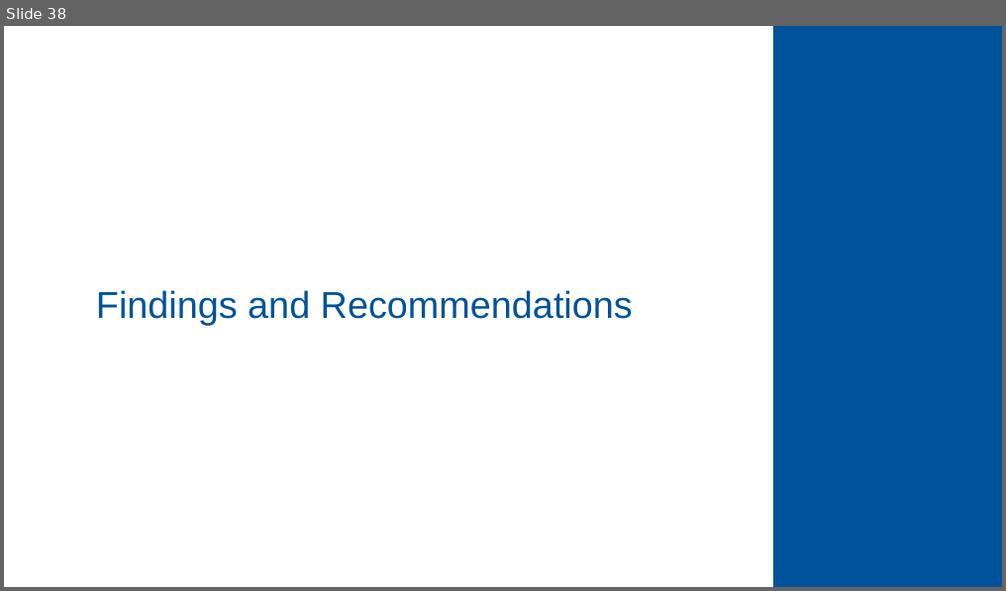
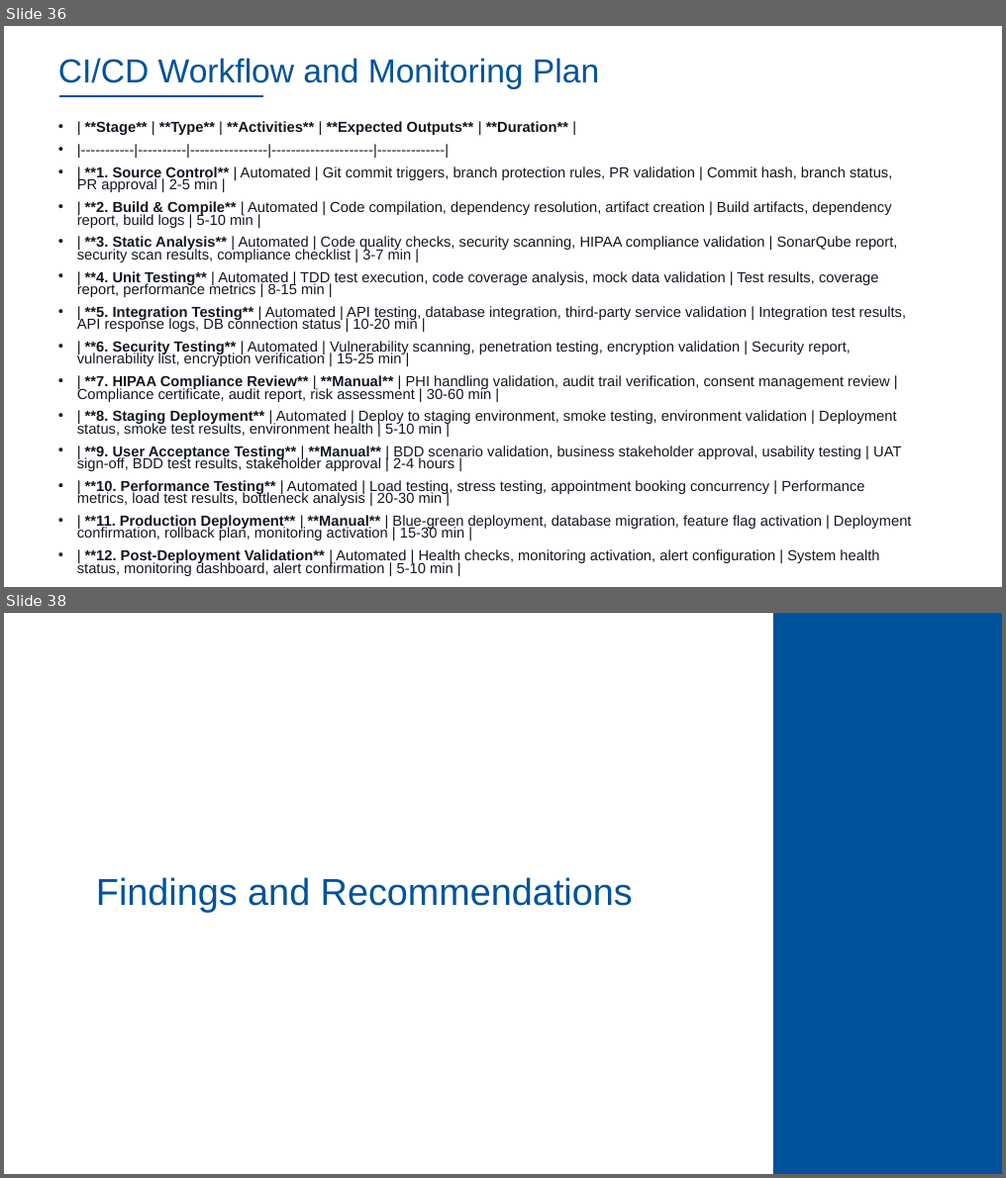
Before and after one commit to dennislamcv1/IBMSA, a slide deck: Systems Analyst Capstone Project/Final SubmissionDL.pptx. Shown one above the other, each under a label of ours: slide 38 before the commit, slides 36 and 38 after it; the slides between them are not shown. The pictures are 1006x591 and 1006x1178 pixels, drawn with LibreOffice and Linux fonts; fonts in the diff are those of the drawing; background and template pictures are left out. Boxes give left, top, right and bottom in pixels: in the first picture for what was removed or moved away, otherwise in the second. Text is boxed around its words. In the diff, an @@ line names an element or a change of style, - is before the commit and + after.

```diff
--- a/Systems Analyst Capstone Project/Final SubmissionDL.pptx
+++ b/Systems Analyst Capstone Project/Final SubmissionDL.pptx
@@ slide 36 added at [4,26,1002,587], background #FFFFFF @@
@@ title added at [58,58,599,89], 32 pt, text #00539A @@
+CI/CD Workflow and Monitoring Plan
@@ line added from (60, 96) to (263, 96), #00539A 1.5 pt @@
@@ text added at [77,121,912,576], 14 pt, text #111620 @@
+• | **Stage** | **Type** | **Activities** | **Expected Outputs** | **Duration** |
+• |-----------|----------|----------------|---------------------|--------------|
+• | **1. Source Control** | Automated | Git commit triggers, branch protection rules, PR validation | Commit hash, branch status, PR approval | 2-5 min |
+• | **2. Build & Compile** | Automated | Code compilation, dependency resolution, artifact creation | Build artifacts, dependency report, build logs | 5-10 min |
+• | **3. Static Analysis** | Automated | Code quality checks, security scanning, HIPAA compliance validation | SonarQube report, security scan results, compliance checklist | 3-7 min |
+• | **4. Unit Testing** | Automated | TDD test execution, code coverage analysis, mock data validation | Test results, coverage report, performance metrics | 8-15 min |
+• | **5. Integration Testing** | Automated | API testing, database integration, third-party service validation | Integration test results, API response logs, DB connection status | 10-20 min |
+• | **6. Security Testing** | Automated | Vulnerability scanning, penetration testing, encryption validation | Security report, vulnerability list, encryption verification | 15-25 min |
+• | **7. HIPAA Compliance Review** | **Manual** | PHI handling validation, audit trail verification, consent management review | Compliance certificate, audit report, risk assessment | 30-60 min |
+• | **8. Staging Deployment** | Automated | Deploy to staging environment, smoke testing, environment validation | Deployment status, smoke test results, environment health | 5-10 min |
+• | **9. User Acceptance Testing** | **Manual** | BDD scenario validation, business stakeholder approval, usability testing | UAT sign-off, BDD test results, stakeholder approval | 2-4 hours |
+• | **10. Performance Testing** | Automated | Load testing, stress testing, appointment booking concurrency | Performance metrics, load test results, bottleneck analysis | 20-30 min |
+• | **11. Production Deployment** | **Manual** | Blue-green deployment, database migration, feature flag activation | Deployment confirmation, rollback plan, monitoring activation | 15-30 min |
+• | **12. Post-Deployment Validation** | Automated | Health checks, monitoring activation, alert configuration | System health status, monitoring dashboard, alert confirmation | 5-10 min |
```
Also in this commit, not shown: 8 slides changed, 2 other slides added, 5 slides removed, 12 other files.
